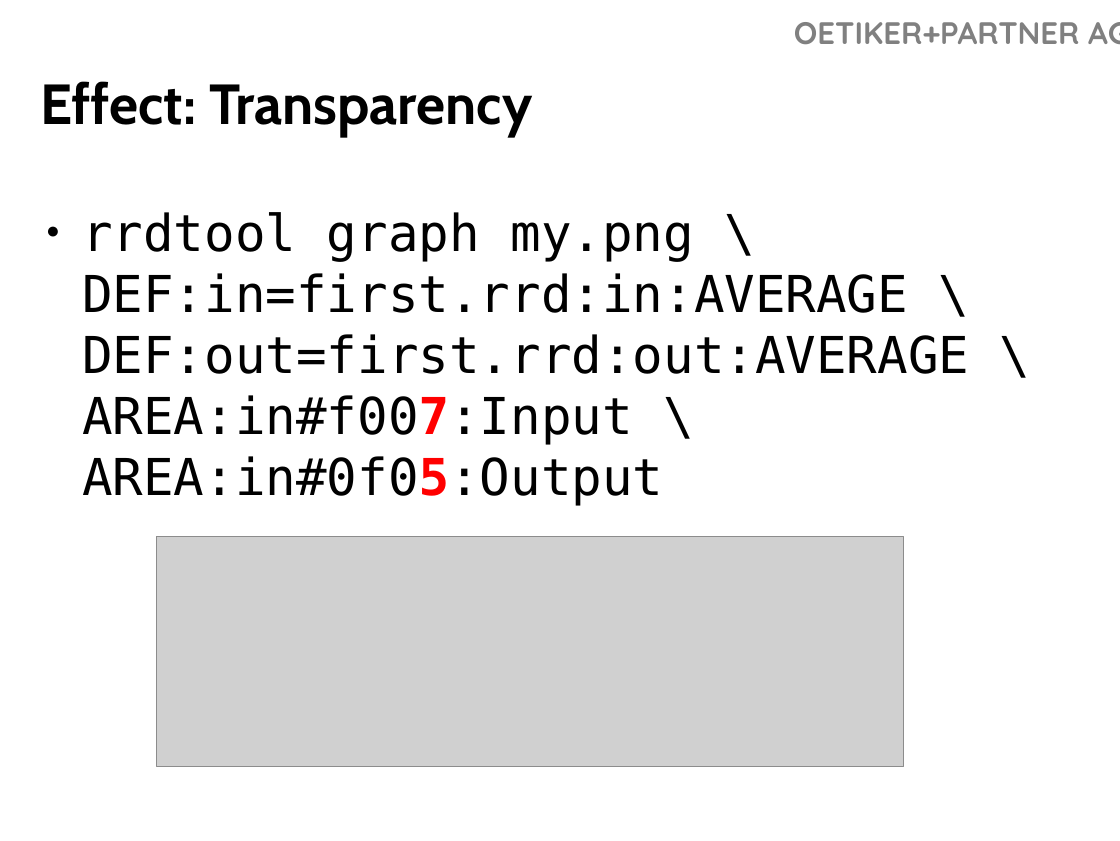
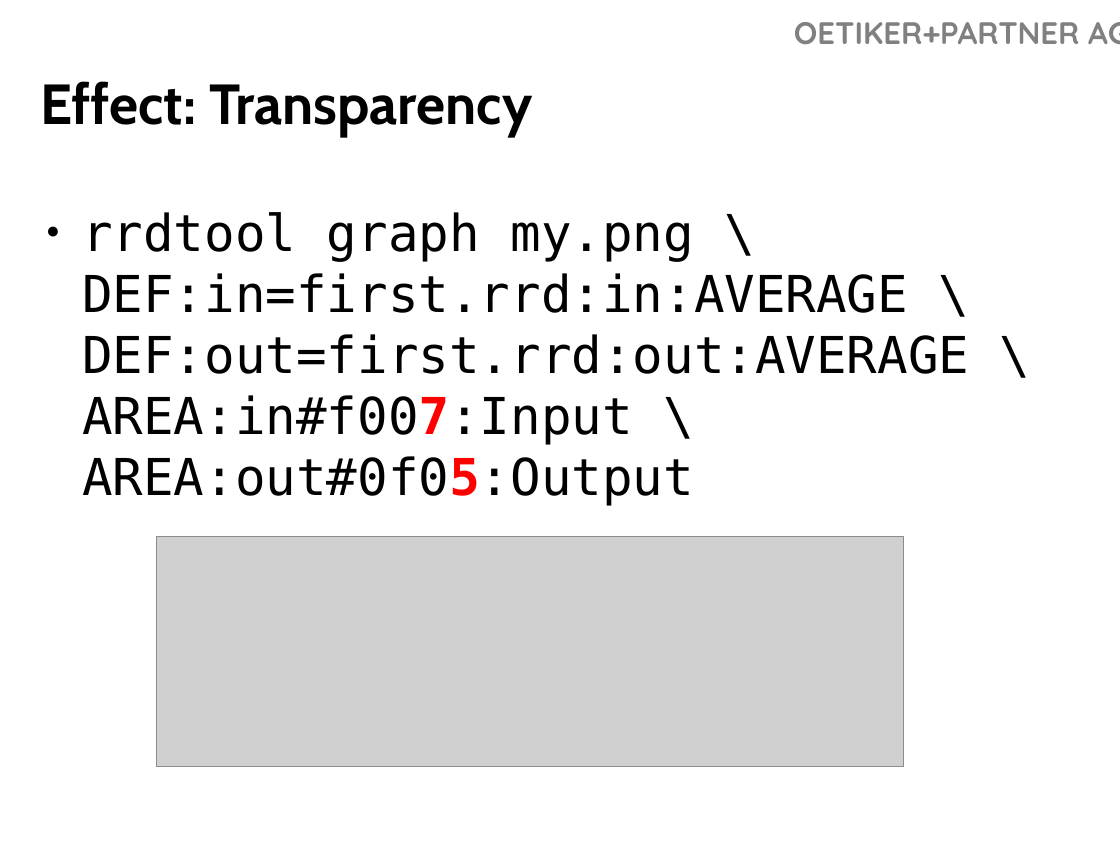
Before and after one commit to Distrotech/rrdtool, a slide deck: slide 46 of tutorial/lisa2007/m7am.odp. Drawn at 1120x841 pixels with LibreOffice and Linux fonts; fonts in the diff are those of the drawing; grey boxes stand for pictures. Boxes give left, top, right and bottom in pixels: in the first picture for what was removed or moved away, otherwise in the second. Text is boxed around its words. In the diff, an @@ line names an element or a change of style, - is before the commit and + after.

```diff
--- a/tutorial/lisa2007/m7am.odp
+++ b/tutorial/lisa2007/m7am.odp
@@ text at box(82, 212, 969, 506): text changed @@
-● rrdtool graph my.png \
-  DEF:in=first.rrd:in:AVERAGE \
-  DEF:out=first.rrd:out:AVERAGE \
-  AREA:in#f007:Input \
-  AREA:in#0f05:Output
+● rrdtool graph my.png \
+  DEF:in=first.rrd:in:AVERAGE \
+  DEF:out=first.rrd:out:AVERAGE \
+  AREA:in#f007:Input \
+  AREA:out#0f05:Output
```
Also in this commit, not shown: 1 other slide changed.
